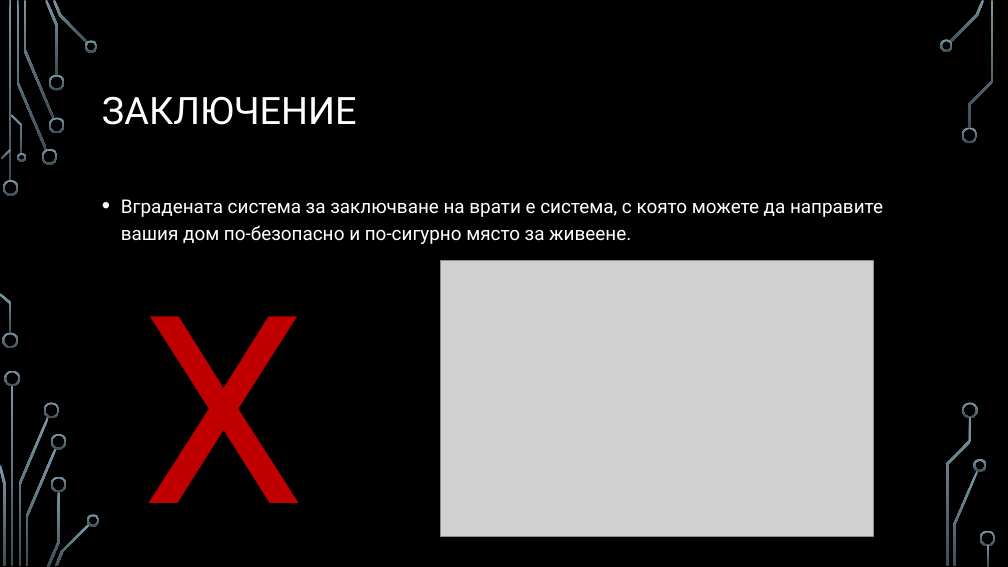
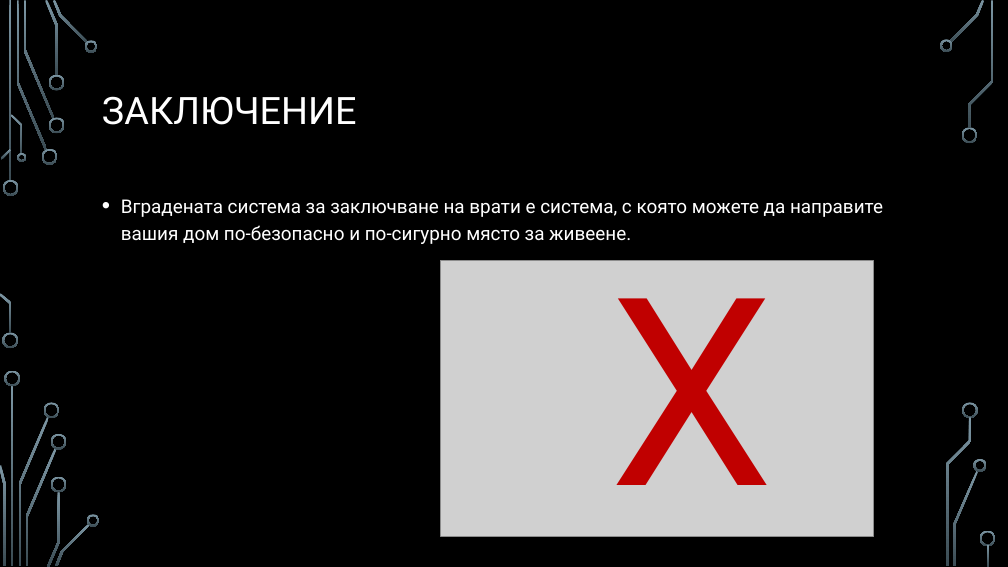
Before and after one commit to Thebro40/Security-system-tinkercad-project, a slide deck: slide 12 of Presentation.pptx (slide 10 before the commit). Drawn at 1008x567 pixels with LibreOffice and Linux fonts; fonts in the diff are those of the drawing; grey boxes stand for pictures; background and template pictures are left out. Boxes give left, top, right and bottom in pixels: in the first picture for what was removed or moved away, otherwise in the second. Text is boxed around its words. In the diff, an @@ line names an element or a change of style, - is before the commit and + after.

```diff
--- a/Presentation.pptx
+++ b/Presentation.pptx
@@ text "X" rewrapped from (142, 316, 306, 503) to (609, 244, 773, 545) @@
```
Also in this commit, not shown: 4 slides added, 1 slide removed, 1 other file.
